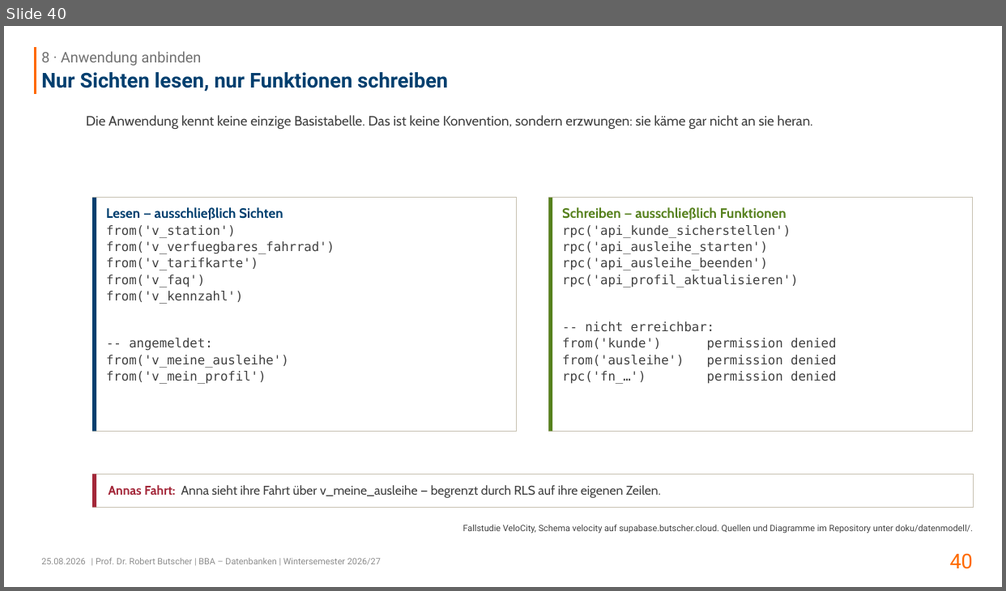
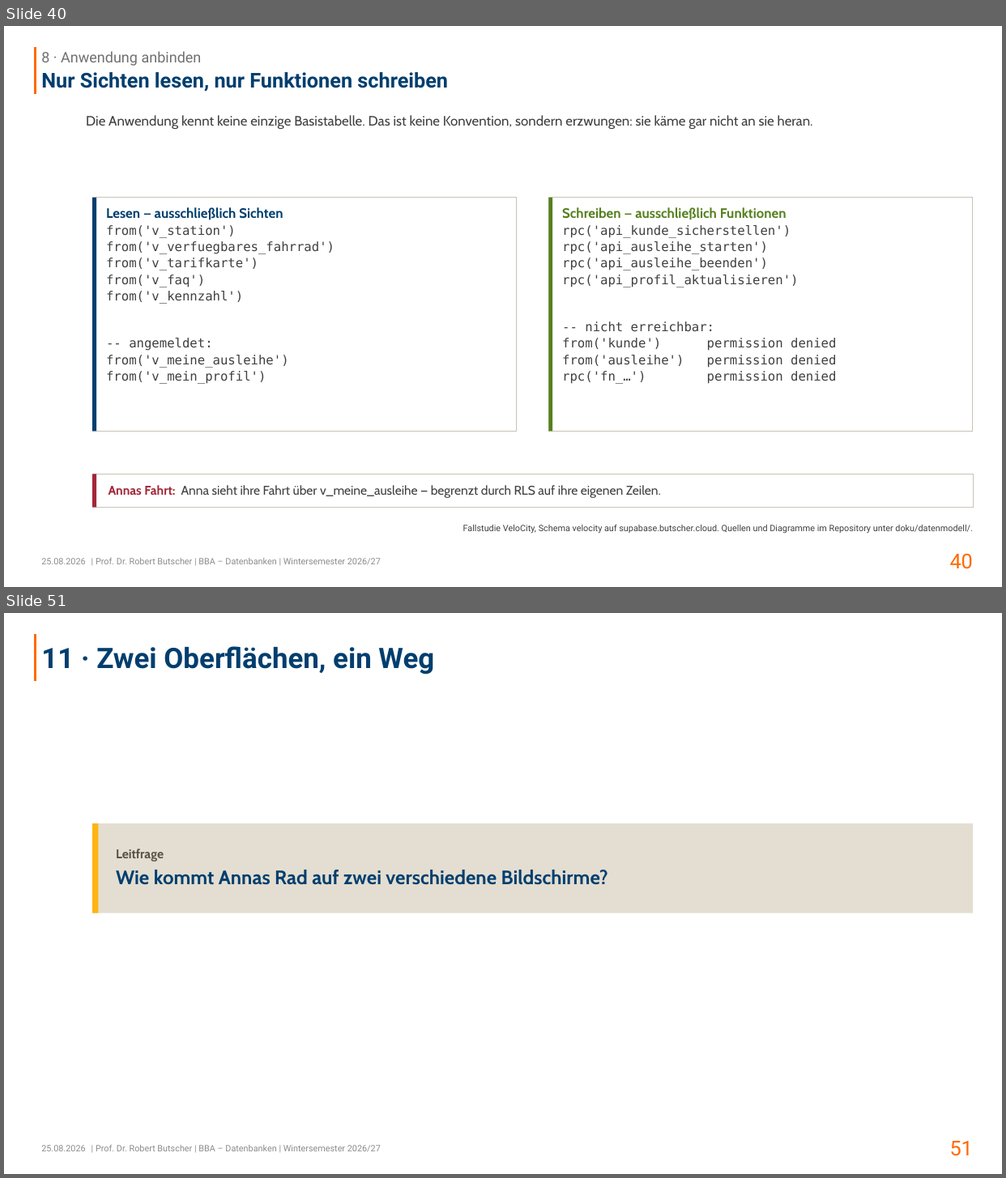
Before and after one commit to swrobuts/velocity-fallstudie, a slide deck: slides/velocity-datenbankentwurf.pptx. Shown one above the other, each under a label of ours: slide 40 before the commit, slides 40 and 51 after it; the slides between them are not shown. The pictures are 1006x591 and 1006x1178 pixels, drawn with LibreOffice and Linux fonts; fonts in the diff are those of the drawing. Boxes give left, top, right and bottom in pixels: in the first picture for what was removed or moved away, otherwise in the second. Text is boxed around its words. In the diff, an @@ line names an element or a change of style, - is before the commit and + after.

```diff
--- a/slides/velocity-datenbankentwurf.pptx
+++ b/slides/velocity-datenbankentwurf.pptx
@@ slide 51 added at [4,613,1002,1174], background #FFFFFF; not listed: 4 template elements that a slide beside it also shows @@
@@ title added at [41,646,434,675], 29 pt, text #003E6E, bold @@
+11 · Zwei Oberflächen, ein Weg
@@ rectangle added at [92,824,973,914], fill #E3DED1 @@
@@ rectangle added at [92,824,98,914], fill #FFB414 @@
@@ text added at [116,849,608,885], 20 pt, text #003E6E, bold @@
+Leitfrage
+Wie kommt Annas Rad auf zwei verschiedene Bildschirme?
```
Also in this commit, not shown: 5 slides changed, 12 other slides added, 11 other files.
